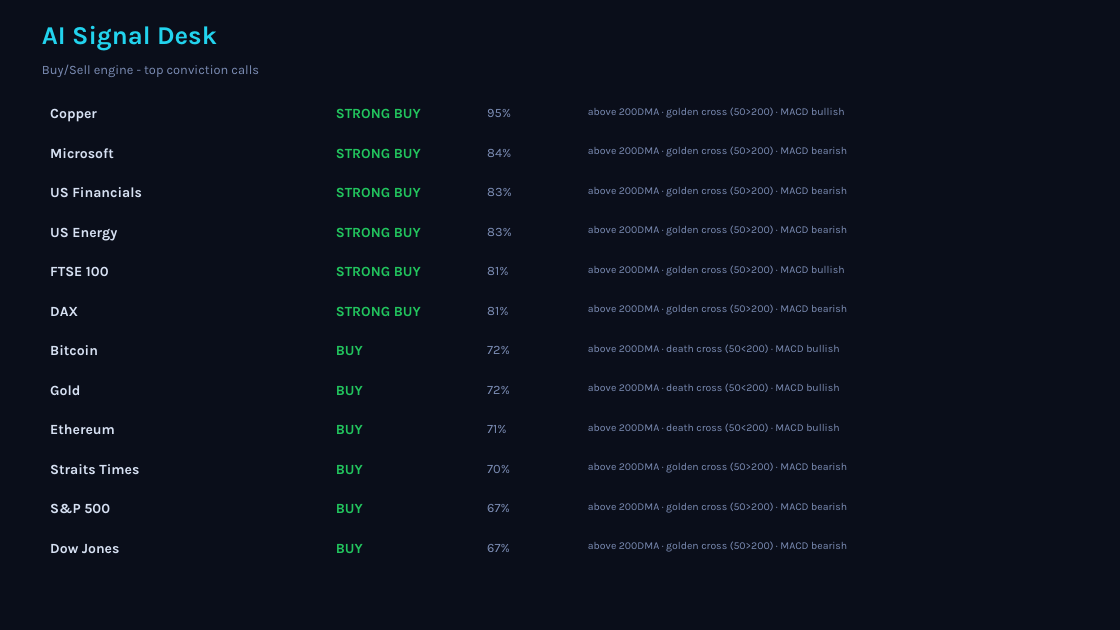
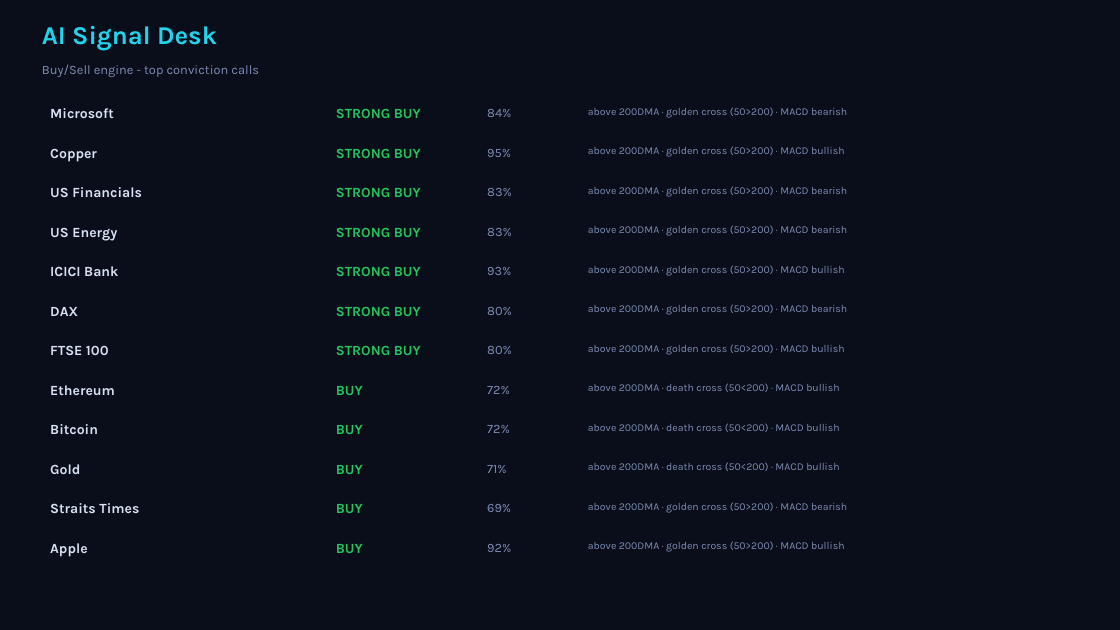
Before and after one commit to Pravkum23/pmr-terminal, a slide deck: slide 4 of docs/pmr_daily.pptx. Drawn at 1120x630 pixels with LibreOffice and Linux fonts; fonts in the diff are those of the drawing. Boxes give left, top, right and bottom in pixels: in the first picture for what was removed or moved away, otherwise in the second. Text is boxed around its words. In the diff, an @@ line names an element or a change of style, - is before the commit and + after.

```diff
--- a/docs/pmr_daily.pptx
+++ b/docs/pmr_daily.pptx
@@ 3 texts: place and size @@
-3 texts at [50,148,511,434]
+3 texts at [50,108,511,395]
@@ text at [588,107,847,118]: text changed @@
-above 200DMA · golden cross (50>200) · MACD bullish
+above 200DMA · golden cross (50>200) · MACD bearish
@@ text at [588,146,844,157]: text changed @@
-above 200DMA · golden cross (50>200) · MACD bearish
+above 200DMA · golden cross (50>200) · MACD bullish
@@ text added at [50,266,118,276], 12 pt, text #D7E1F3, bold @@
+ICICI Bank
@@ text at [487,267,511,275]: text changed @@
-81%
+93%
@@ text at [487,307,512,315]: text changed @@
-81%
+80%
@@ text at [336,346,421,355]: text changed @@
-BUY
+STRONG BUY
@@ text added at [487,346,512,354], 11 pt, text #7C8DB5 @@
+80%
@@ text at [588,344,844,355]: text changed @@
-above 200DMA · death cross (50<200) · MACD bullish
+above 200DMA · golden cross (50>200) · MACD bullish
@@ 4 texts: place and size @@
-4 texts at [50,266,510,395]
+4 texts at [50,345,510,474]
@@ text removed at [487,465,510,473] @@
-70%
@@ text at [588,462,839,471]: text changed @@
-above 200DMA · golden cross (50>200) · MACD bearish
+above 200DMA · death cross (50<200) · MACD bullish
@@ 4 texts: place and size @@
-4 texts at [50,108,511,474]
+4 texts at [50,148,511,513]
@@ text removed at [50,503,110,513] @@
-S&P 500
@@ text at [487,504,511,512]: text changed @@
-67%
+69%
@@ text at [50,543,87,557]: text changed @@
-Dow Jones
+Apple
@@ text at [487,544,511,552]: text changed @@
-67%
+92%
@@ text at [588,541,844,552]: text changed @@
-above 200DMA · golden cross (50>200) · MACD bearish
+above 200DMA · golden cross (50>200) · MACD bullish
```
Also in this commit, not shown: 3 other slides changed, 2 other files.
